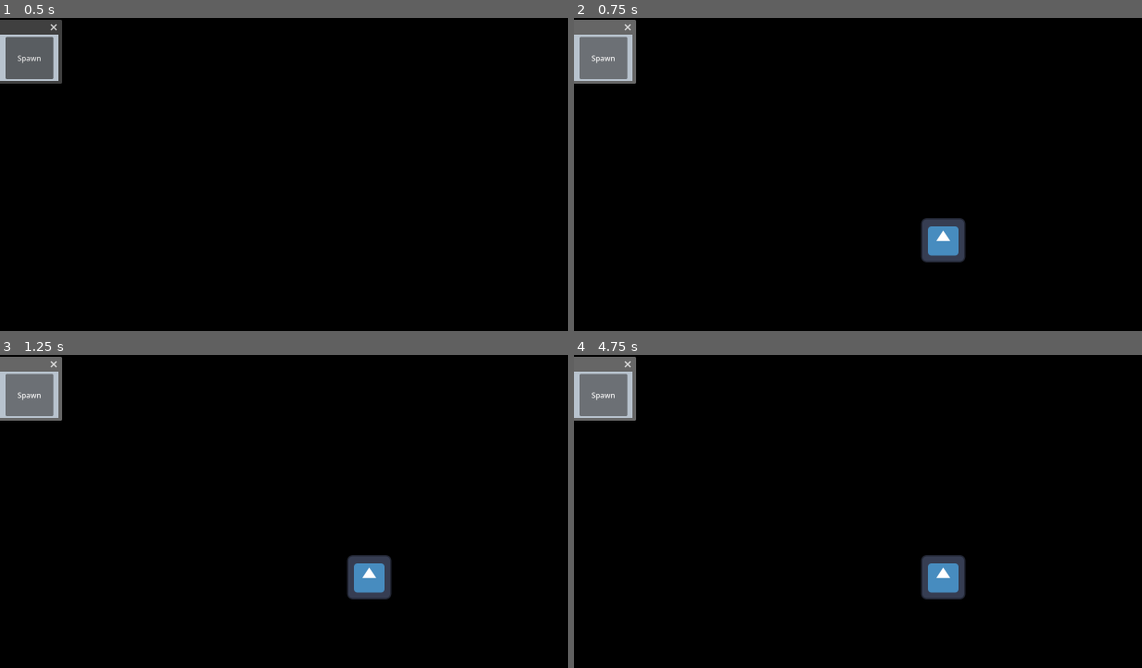
Above: before the commit, frames 1-4 (two rows, left to right).
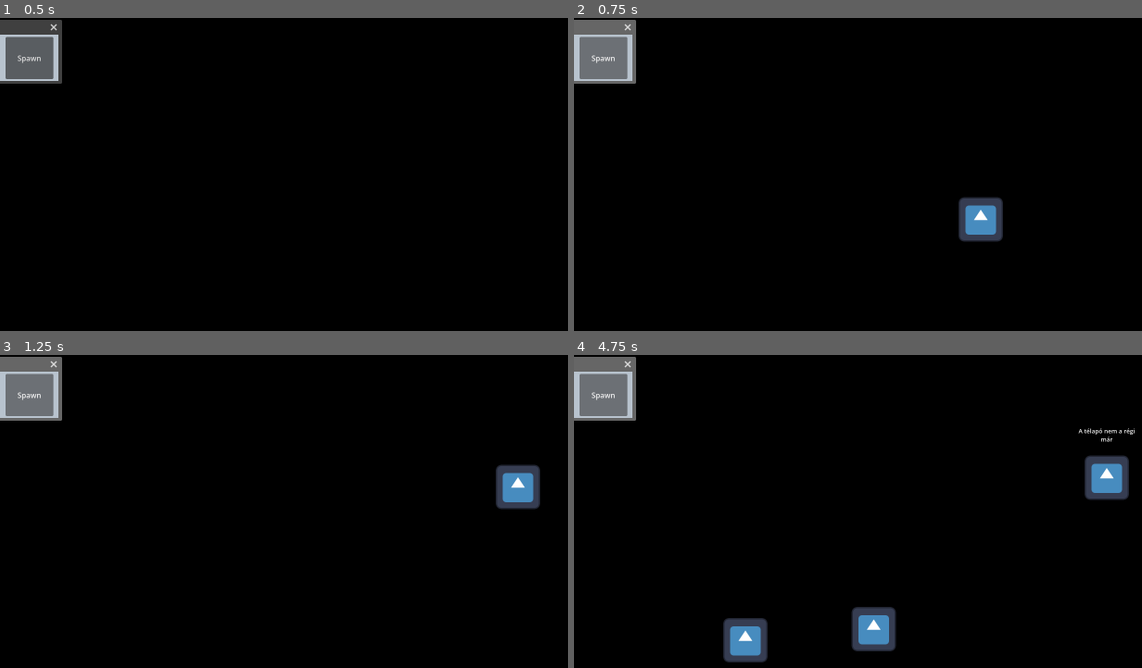
Above: after the commit, the same moments.

Repository: Troberto1/Desktop-pet
Game: Godot game, scene res://GameFiles/Base System/Scenes/base_cotroller.tscn
Two runs of this game, one before a commit and one after it. Both use one fixed random seed, a clock stepped at 60 frames per second and the inputs below. The engine's default icon, where the game draws it, is replaced by a stand-in: a white triangle on a blue panel in a dark square.
Inputs (mouse positions are in pixels of both pictures, inside the frame that each line leads up to; where the layout moved, square brackets give the same spot in the first picture):
- Up to frame 1 (0.5 s): no input
- Up to frame 2 (0.75 s): click "Spawn" at 0.5 s
- Up to frame 3 (1.25 s): no input
- Up to frame 4 (4.75 s): click (1090, 486) [943, 577] at 1.25 s; click (1107, 477) [943, 577] at 2 s; click "Spawn" at 2.75 s; click (943, 577) at 3.52 s; click "Spawn" at 4.25 s

Frame 1 is identical in both runs. In frame 2, 2.1% of the frame differs, in the area x 61-76%, y 57-79%; in frame 3, 2.2%; in frame 4, 4.5%, in the area x 26-99%, y 23-99%.

Commit message:
2026.02.19

Diff:
--- a/desktop-pet/Brains/test01Brain.gd
+++ b/desktop-pet/Brains/test01Brain.gd
@@ -6,7 +6,7 @@
 @onready var tick : Timer = $Window/Timer
 
 const SPEED	 = 10
-var State : String = "idle"
+var State : String = "wander"
 var Audio_Files : Array = [
 	"res://Pets/test01/audio/1.mp3",
 	"res://Pets/test01/audio/2.mp3",
@@ -25,14 +25,21 @@
 	$Window/Label.modulate = Color.hex(0xffffff00)
 
 
+
+var Wander_Pos : Vector2
+
 func process2():
 	print(State)
 	match State:
-		"normal":
-			State = "chase"
-
+		"idle":
+			pass
+		"wander":
+			if Wander_Pos != Vector2(0,0):
+				move_to(Wander_Pos) #FIX!
+			else:
+				Wander_Pos = Vector2(randi_range(0,get_window().size.x),randi_range(0,get_window().size.y))
 		"chase":
-			move_to(get_global_mouse_position())
+			move_to(get_global_mouse_position() + Vector2(ceil(window.size)) / 2)
 
 		"sound":
 			audio.stop()
@@ -49,10 +56,18 @@
 			State = "idle"
 
 		"idle":
-			State = ["normal","chase", "idle"].pick_random()
+			State = "stop"
+			await get_tree().create_timer(2).timeout
+			State = ["wander", "chase","follow","sound"].pick_random()#NOTE make these chosables by charater
+
+		"follow":
+			move_to(get_global_mouse_position())
+
+		"stop":
+			pass
 
 func move_to(to) -> void:
-	window.position += Vector2i(global_position.direction_to(get_global_mouse_position()))
+	window.position += Vector2i((global_position.direction_to(to)*SPEED))
 	global_position = window.position
 
 func click():
--- a/desktop-pet/Pets/test01/test01.tscn
+++ b/desktop-pet/Pets/test01/test01.tscn
@@ -208,8 +208,8 @@
 [node name="Audio" type="AudioStreamPlayer" parent="Window" unique_id=574971698]
 stream = SubResource("AudioStreamMP3_8uaqa")
 
-[node name="Timer" type="Timer" parent="Window" unique_id=638140958]
-wait_time = 0.009999999999999998
+[node name="Timer" type="Timer" parent="Window" unique_id=663030773]
+wait_time = 0.005
 autostart = true
 
 [node name="Animation" type="AnimationPlayer" parent="." unique_id=706776159]
--- a/desktop-pet/project.godot
+++ b/desktop-pet/project.godot
@@ -15,6 +15,10 @@
 config/features=PackedStringArray("4.6", "Mobile")
 boot_splash/bg_color=Color(0.13561687, 0.13561687, 0.13561681, 1)
 config/icon="res://icon.svg"
+
+[debug]
+
+gdscript/warnings/integer_division=0
 
 [display]
 
Not shown, added: Builds/Desktop Pet - alfa2.zip
Not shown, added: Builds/Desktop Pet - alfa3.zip
Not shown, added: Builds/Desktop Pet.zip
